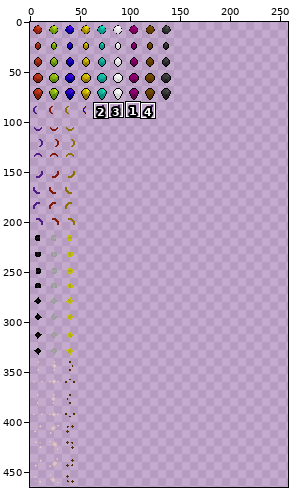
File history of a sprite sheet, res/medium_icons.png. The first picture is a wide view before the edit; the outline marks the close-up.
Close-up. Before the edit:
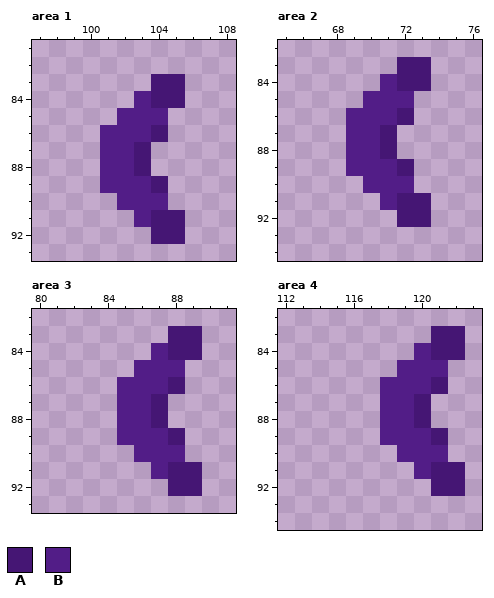
The file is 160x480 pixels. Colours within 5 levels of each other are drawn and written as one. Shown: area 1: x 97..108, y 81..93; area 2: x 65..76, y 82..94; area 3: x 80..91, y 82..93; area 4: x 112..123, y 82..94. The old version is drawn lined up with the new one, on the new canvas. The wide view leaves out empty margins. The commit also changed other parts of the picture, which this record leaves out.
Palette (. is transparent): A #451674  B #521d87
Pixels before, area 1, first column x 101:
83 ...AA
84 ..BAA
85 .BBB.
86 BBBA.
87 BBA..
88 BBA..
89 BBBA.
90 .BBB.
91 ..BAA
92 ...AA
Pixels before, area 2, first column x 69:
83 ...AA
84 ..BAA
85 .BBB.
86 BBBA.
87 BBA..
88 BBA..
89 BBBA.
90 .BBB.
91 ..BAA
92 ...AA
Pixels before, area 3, first column x 85:
83 ...AA
84 ..BAA
85 .BBB.
86 BBBA.
87 BBA..
88 BBA..
89 BBBA.
90 .BBB.
91 ..BAA
92 ...AA
Pixels before, area 4, first column x 118:
83 ...AA
84 ..BAA
85 .BBB.
86 BBBA.
87 BBA..
88 BBA..
89 BBBA.
90 .BBB.
91 ..BAA
92 ...AA
After the commit:
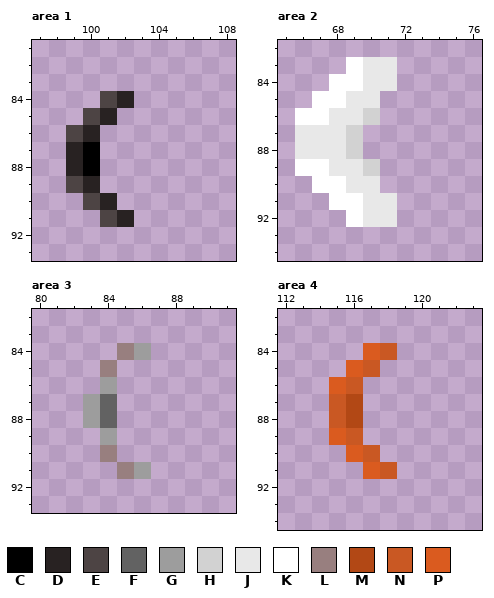
Colours new in this view: C #000000  D #282222  E #4d4444  F #626262  G #9d9d9d  H #d2d2d2  J #e8e8e8  K #ffffff  L #987f7f  M #b24815  N #c95823  P #da5b1f
Change:
canvas 160x480 -> 320x480
Changed rows in their new state; - is an unchanged pixel.
Area 1:
first column x 99:
83 -----..
84 --ED...
85 -ED...-
86 ED....-
87 DC...--
88 DC...--
89 ED....-
90 -ED...-
91 --ED...
92 -----..
Area 2:
first column x 66:
83 ---KJJ..
84 --KKJJ..
85 -KKJJ..-
86 KKJJH..-
87 JJJH..--
88 JJJH..--
89 KKJJH..-
90 -KKJJ..-
91 --KKJJ..
92 ---KJJ..
Area 3:
first column x 83:
83 -----..
84 --LG...
85 -L-...-
86 -G....-
87 GF...--
88 GF...--
89 -G....-
90 -L-...-
91 --LG...
92 -----..
Area 4:
first column x 115:
83 ------..
84 --PN-...
85 -PN-...-
86 PN-....-
87 NM-...--
88 NM-...--
89 PN-....-
90 -PN-...-
91 --PN-...
92 ------..
Boxes around the changes in both close-ups, in picture pixels (x1, y1, x2, y2):
changed: (66, 74, 185, 244)
changed: (295, 57, 431, 227)
changed: (83, 326, 202, 496)
changed: (329, 326, 465, 496)
